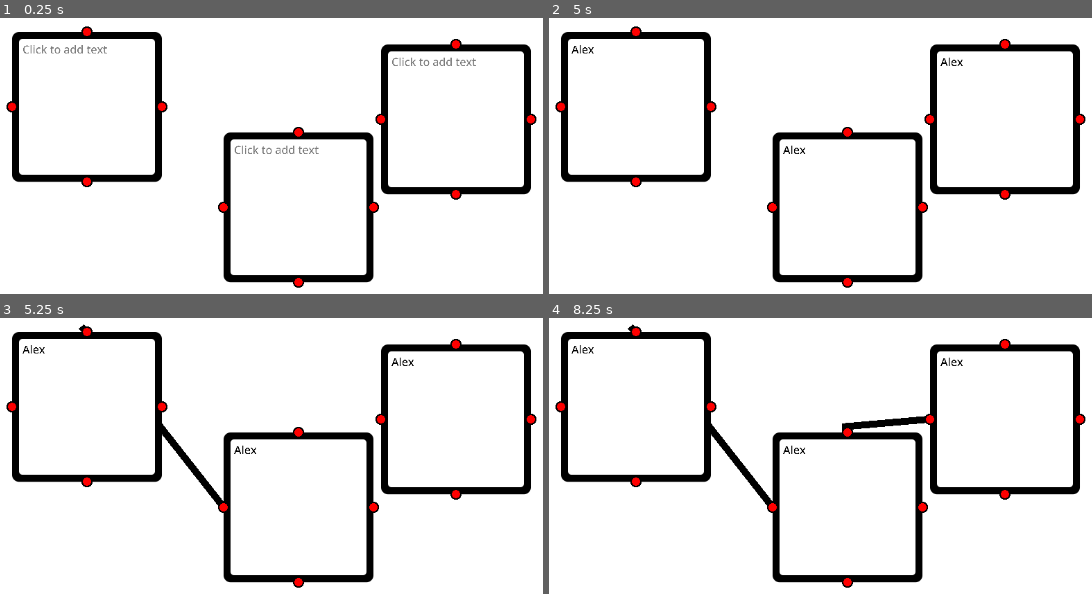
Above: before the commit, frames 1-4 (two rows, left to right).
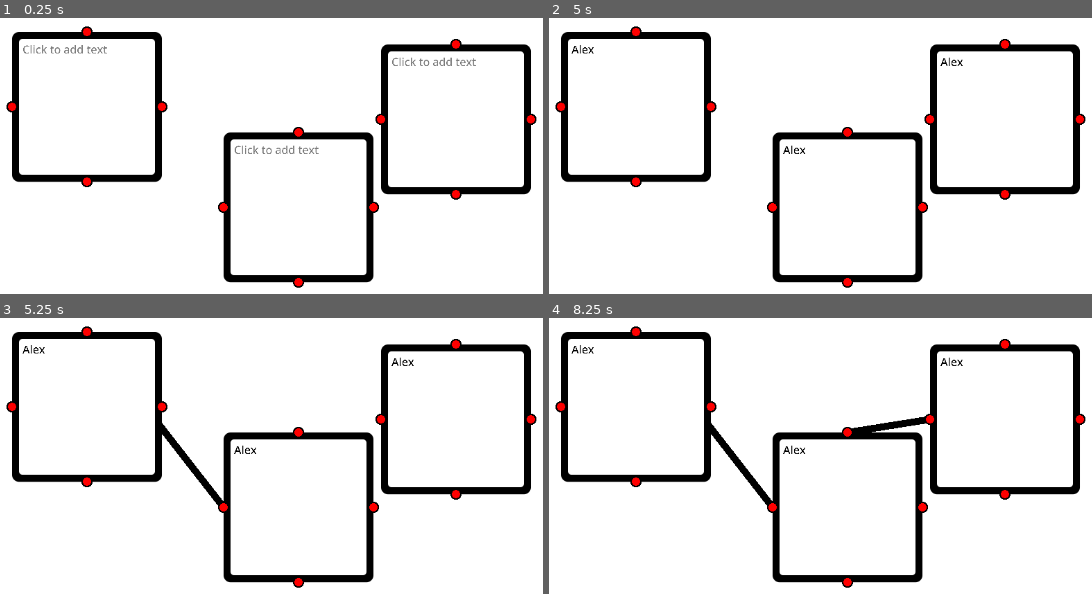
Above: after the commit, the same moments.

Repository: Shuflduf/Flow-Chart
Game: Godot game, scene res://scenes/main.tscn
Two runs of this game, one before a commit and one after it. Both use one fixed random seed, a clock stepped at 60 frames per second and the inputs below. The engine's default icon, where the game draws it, is replaced by a stand-in: a white triangle on a blue panel in a dark square.
Inputs (mouse positions are in pixels of both pictures, inside the frame that each line leads up to):
- Up to frame 1 (0.25 s): no input
- Up to frame 2 (5 s): click (635, 106) at 0.52 s; type "Alex" at 0.6 s; click (847, 208) at 0.75 s; type "Alex" at 0.83 s; click (1005, 120) at 0.98 s; type "Alex" at 1.07 s; move the mouse to (outside the picture) at 1.27 s; press the mouse at (outside the picture) at 1.28 s; tap Enter at 2, 3.5 s; move the mouse to (559, 106) at 2.02 s; release the mouse at (559, 106) at 2.03 s; click (559, 106) at 2.1 s; tap Space at 2.75, 4.25 s; move the mouse to (635, 180) at 2.77 s; press the mouse at (635, 180) at 2.78 s; move the mouse to (711, 106) at 3.52 s; release the mouse at (711, 106) at 3.53 s; click (711, 106) at 3.6 s; move the mouse to (635, 31) at 4.27 s; press the mouse at (635, 31) at 4.28 s
- Up to frame 3 (5.25 s): tap Enter at 5 s; move the mouse to (222, 508) at 5.02 s; release the mouse at (222, 508) at 5.03 s; click (222, 508) at 5.1 s
- Up to frame 4 (8.25 s): tap Space at 5.75 s; move the mouse to (847, 582) at 5.77 s; press the mouse at (847, 582) at 5.78 s; move the mouse to (923, 508) at 6.52 s; release the mouse at (923, 508) at 6.53 s; click (923, 508) at 6.6 s; move the mouse to (847, 433) at 7.27 s; press the mouse at (847, 433) at 7.28 s; move the mouse to (929, 420) at 8.02 s; release the mouse at (929, 420) at 8.03 s; click (929, 420) at 8.1 s

Frames 1-2 are identical in both runs. In frame 3, less than 0.1% of the frame differs, in the area x 14-41%, y 2-67%; in frame 4, 0.4%, in the area x 14-70%, y 2-67%.
Error in both runs: Invalid access to property or key 'start_pos' on a base object of type 'Nil'. (res://scripts/handle.gd:66)

Commit message:
points now move to center of handle

Diff:
--- a/scripts/handle.gd
+++ b/scripts/handle.gd
@@ -66,6 +66,7 @@
 	if Global.active_pointer.start_pos != self:
 		Global.active_pointer.end_pos = self
 		print("funy")
+		Global.active_pointer = null
 	else:
 		Global.active_pointer.queue_free()
 
--- a/scripts/pointer.gd
+++ b/scripts/pointer.gd
@@ -1,11 +1,22 @@
 class_name Pointer
 extends Line2D
 
-var start_pos: Handle
-var end_pos: Handle
+var start_pos: Handle:
+	set(value):
+		move_point_to_center(value, true)
+var end_pos: Handle:
+	set(value):
+		move_point_to_center(value)
 
 func create(one: Vector2, two: Vector2) -> PackedVector2Array:
 	return PackedVector2Array([one, two])
 
 func move_point(index: int, pos: Vector2) -> void:
 	points[index] = pos
+
+func move_point_to_center(handle: Handle, first_point := false) -> void:
+	var center := handle.size / 2
+	if first_point:
+		move_point(0, center)
+	else:
+		move_point(1, handle.global_position - global_position + center)
